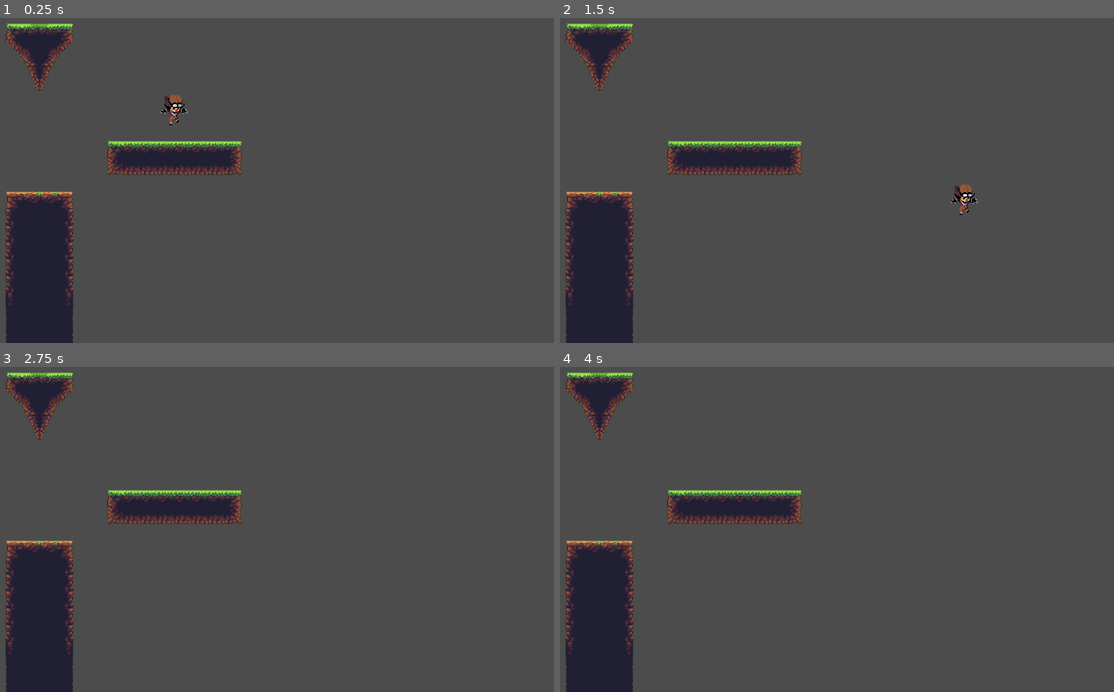
Above: before the commit, frames 1-4 (two rows, left to right).
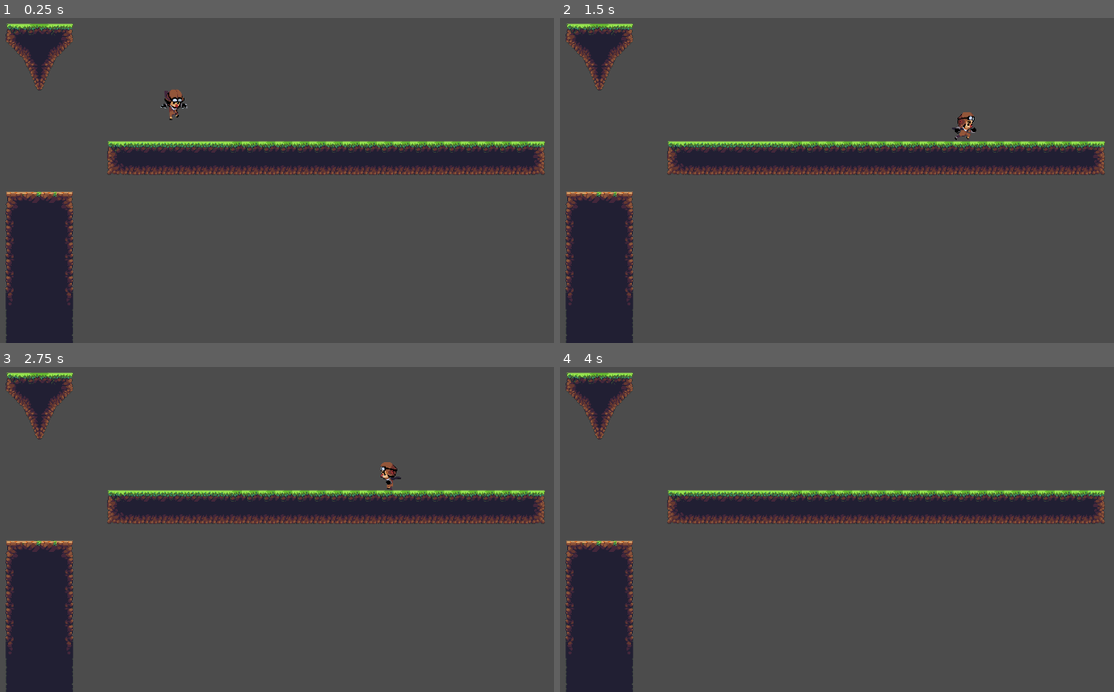
Above: after the commit, the same moments.

Repository: userinfamous/Game_Development
Game: Godot game, scene res://scene/World.tscn
The game is run twice, just before and just after one commit, with the same random seed, the same clock (stepped at 60 frames per second) and the same inputs.
Inputs:
- Up to frame 1 (0.25 s): no input
- Up to frame 2 (1.5 s): hold Right (ui_right) from 0.53 s (still down); tap W (ui_up) at 0.77 s
- Up to frame 3 (2.75 s): tap W (ui_up) at 1.52 s; release Right (ui_right) at 2.03 s; hold Left (ui_left) from 2.03 s (still down)
- Up to frame 4 (4 s): release Left (ui_left) at 2.78 s; hold Right (ui_right) from 2.78 s (still down); tap W (ui_up) at 3.02, 3.77 s

The runs differ from the first frame. In frame 1, 6.0% of the frame differs, in the area x 28-99%, y 22-49%; in frame 2, 6.2%, in the area x 40-99%, y 29-61%; in frame 3, 5.9%; in frame 4, 5.7%.

Commit message:
Merge-Values-Changed

Diff:
--- a/KinematicBody2D.gd
+++ b/KinematicBody2D.gd
@@ -12,10 +12,10 @@
 #initialize constant variable (fixed)
 const JUMPSPEED = 850
 const ACCELERATION = 50
-const FRICTION = 40
+const FRICTION = 30
 const MAX_SPEED = 500
 const NORMAL_FORCE = Vector2(0,-1)
-const GRAVITY = 50
+const GRAVITY = 45
 const TERMINAL_VELOCITY = 2500
 
 #initialize all objects
@@ -58,8 +58,6 @@
 	else:
 		sprite.animation = "Idle"
 
-
-
 	#activate hspd if there's input
 	if input_dir != 0:
 		hspd += ACCELERATION
@@ -84,7 +82,7 @@
 
 	#Inertia for sudden turning
 	if input_dir == -dir:
-		hspd /= 10
+		hspd = 0
 
 	#Horizontal motion for the x component and vertical for y
 	vel.x = hspd * dir
--- a/scene/World.tscn
+++ b/scene/World.tscn
@@ -8,32 +8,32 @@
 [ext_resource path="res://Player/Idle/spr_m_traveler_idle_anim-5.png" type="Texture" id=6]
 [ext_resource path="res://Player/Idle/spr_m_traveler_idle_anim-6.png" type="Texture" id=7]
 [ext_resource path="res://Player/Idle/spr_m_traveler_idle_anim-7.png" type="Texture" id=8]
-[ext_resource path="res://Player/Jumping/spr_m_traveler_jump_complete_anim-2.png" type="Texture" id=9]
-[ext_resource path="res://Player/Jumping/spr_m_traveler_jump_complete_anim-3.png" type="Texture" id=10]
-[ext_resource path="res://Player/Jumping/spr_m_traveler_jump_complete_anim-4.png" type="Texture" id=11]
-[ext_resource path="res://Player/Jumping/spr_m_traveler_jump_complete_anim-5.png" type="Texture" id=12]
-[ext_resource path="res://Player/Jumping/spr_m_traveler_jump_complete_anim-6.png" type="Texture" id=13]
-[ext_resource path="res://Player/Jumping/spr_m_traveler_jump_complete_anim-7.png" type="Texture" id=14]
-[ext_resource path="res://Player/Jumping/spr_m_traveler_jump_complete_anim-8.png" type="Texture" id=15]
-[ext_resource path="res://Player/Jumping/spr_m_traveler_jump_complete_anim-9.png" type="Texture" id=16]
-[ext_resource path="res://Player/Running/spr_m_traveler_run_anim-0.png" type="Texture" id=17]
-[ext_resource path="res://Player/Running/spr_m_traveler_run_anim-1.png" type="Texture" id=18]
-[ext_resource path="res://Player/Running/spr_m_traveler_run_anim-2.png" type="Texture" id=19]
-[ext_resource path="res://Player/Running/spr_m_traveler_run_anim-3.png" type="Texture" id=20]
-[ext_resource path="res://Player/Running/spr_m_traveler_run_anim-4.png" type="Texture" id=21]
-[ext_resource path="res://Player/Running/spr_m_traveler_run_anim-5.png" type="Texture" id=22]
-[ext_resource path="res://Player/Jumping/spr_m_traveler_jump_complete_anim-0.png" type="Texture" id=23]
-[ext_resource path="res://Player/Jumping/spr_m_traveler_jump_complete_anim-1.png" type="Texture" id=24]
-[ext_resource path="res://Player/Jumping/spr_m_traveler_jump_complete_anim-10.png" type="Texture" id=25]
-[ext_resource path="res://Player/Jumping/spr_m_traveler_jump_complete_anim-11.png" type="Texture" id=26]
-[ext_resource path="res://Player/Jumping/spr_m_traveler_jump_complete_anim-12.png" type="Texture" id=27]
-[ext_resource path="res://Player/Jumping/spr_m_traveler_jump_complete_anim-13.png" type="Texture" id=28]
-[ext_resource path="res://Player/Jumping/spr_m_traveler_jump_complete_anim-14.png" type="Texture" id=29]
-[ext_resource path="res://Player/Jumping/spr_m_traveler_jump_complete_anim-15.png" type="Texture" id=30]
-[ext_resource path="res://Player/Jumping/spr_m_traveler_jump_complete_anim-16.png" type="Texture" id=31]
-[ext_resource path="res://Player/Jumping/spr_m_traveler_jump_complete_anim-17.png" type="Texture" id=32]
-[ext_resource path="res://Player/Jumping/spr_m_traveler_jump_complete_anim-18.png" type="Texture" id=33]
-[ext_resource path="res://Player/Jumping/spr_m_traveler_jump_complete_anim-19.png" type="Texture" id=34]
+[ext_resource path="res://Player/Jumping/spr_m_traveler_jump_complete_anim-0.png" type="Texture" id=9]
+[ext_resource path="res://Player/Jumping/spr_m_traveler_jump_complete_anim-1.png" type="Texture" id=10]
+[ext_resource path="res://Player/Jumping/spr_m_traveler_jump_complete_anim-11.png" type="Texture" id=11]
+[ext_resource path="res://Player/Jumping/spr_m_traveler_jump_complete_anim-12.png" type="Texture" id=12]
+[ext_resource path="res://Player/Jumping/spr_m_traveler_jump_complete_anim-13.png" type="Texture" id=13]
+[ext_resource path="res://Player/Jumping/spr_m_traveler_jump_complete_anim-14.png" type="Texture" id=14]
+[ext_resource path="res://Player/Jumping/spr_m_traveler_jump_complete_anim-15.png" type="Texture" id=15]
+[ext_resource path="res://Player/Jumping/spr_m_traveler_jump_complete_anim-16.png" type="Texture" id=16]
+[ext_resource path="res://Player/Jumping/spr_m_traveler_jump_complete_anim-17.png" type="Texture" id=17]
+[ext_resource path="res://Player/Jumping/spr_m_traveler_jump_complete_anim-18.png" type="Texture" id=18]
+[ext_resource path="res://Player/Jumping/spr_m_traveler_jump_complete_anim-19.png" type="Texture" id=19]
+[ext_resource path="res://Player/Jumping/spr_m_traveler_jump_complete_anim-10.png" type="Texture" id=20]
+[ext_resource path="res://Player/Running/spr_m_traveler_run_anim-0.png" type="Texture" id=21]
+[ext_resource path="res://Player/Running/spr_m_traveler_run_anim-1.png" type="Texture" id=22]
+[ext_resource path="res://Player/Running/spr_m_traveler_run_anim-2.png" type="Texture" id=23]
+[ext_resource path="res://Player/Running/spr_m_traveler_run_anim-3.png" type="Texture" id=24]
+[ext_resource path="res://Player/Running/spr_m_traveler_run_anim-4.png" type="Texture" id=25]
+[ext_resource path="res://Player/Running/spr_m_traveler_run_anim-5.png" type="Texture" id=26]
+[ext_resource path="res://Player/Jumping/spr_m_traveler_jump_complete_anim-2.png" type="Texture" id=27]
+[ext_resource path="res://Player/Jumping/spr_m_traveler_jump_complete_anim-3.png" type="Texture" id=28]
+[ext_resource path="res://Player/Jumping/spr_m_traveler_jump_complete_anim-4.png" type="Texture" id=29]
+[ext_resource path="res://Player/Jumping/spr_m_traveler_jump_complete_anim-5.png" type="Texture" id=30]
+[ext_resource path="res://Player/Jumping/spr_m_traveler_jump_complete_anim-6.png" type="Texture" id=31]
+[ext_resource path="res://Player/Jumping/spr_m_traveler_jump_complete_anim-7.png" type="Texture" id=32]
+[ext_resource path="res://Player/Jumping/spr_m_traveler_jump_complete_anim-8.png" type="Texture" id=33]
+[ext_resource path="res://Player/Jumping/spr_m_traveler_jump_complete_anim-9.png" type="Texture" id=34]
 [ext_resource path="res://JungleDirtTileset.tres" type="TileSet" id=35]
 
 [sub_resource type="SpriteFrames" id=1]
@@ -44,29 +44,29 @@
 "name": "Idle",
 "speed": 7.0
 }, {
-"frames": [ ExtResource( 9 ), ExtResource( 10 ), ExtResource( 11 ), ExtResource( 12 ), ExtResource( 13 ), ExtResource( 14 ), ExtResource( 15 ), ExtResource( 16 ) ],
+"frames": [ ExtResource( 9 ), ExtResource( 10 ) ],
 "loop": true,
-"name": "Jump-up",
+"name": "Pre-Jump",
 "speed": 5.0
 }, {
-"frames": [ ExtResource( 17 ), ExtResource( 18 ), ExtResource( 19 ), ExtResource( 20 ), ExtResource( 21 ), ExtResource( 22 ) ],
+"frames": [ ExtResource( 11 ), ExtResource( 12 ), ExtResource( 13 ), ExtResource( 14 ), ExtResource( 15 ), ExtResource( 16 ), ExtResource( 17 ), ExtResource( 18 ), ExtResource( 19 ) ],
+"loop": true,
+"name": "Jump-down",
+"speed": 5.0
+}, {
+"frames": [ ExtResource( 20 ) ],
+"loop": true,
+"name": "Jump-mid",
+"speed": 5.0
+}, {
+"frames": [ ExtResource( 21 ), ExtResource( 22 ), ExtResource( 23 ), ExtResource( 24 ), ExtResource( 25 ), ExtResource( 26 ) ],
 "loop": true,
 "name": "Running",
 "speed": 10.0
 }, {
-"frames": [ ExtResource( 23 ), ExtResource( 24 ) ],
+"frames": [ ExtResource( 27 ), ExtResource( 28 ), ExtResource( 29 ), ExtResource( 30 ), ExtResource( 31 ), ExtResource( 32 ), ExtResource( 33 ), ExtResource( 34 ) ],
 "loop": true,
-"name": "Pre-Jump",
-"speed": 5.0
-}, {
-"frames": [ ExtResource( 25 ) ],
-"loop": true,
-"name": "Jump-mid",
-"speed": 5.0
-}, {
-"frames": [ ExtResource( 26 ), ExtResource( 27 ), ExtResource( 28 ), ExtResource( 29 ), ExtResource( 30 ), ExtResource( 31 ), ExtResource( 32 ), ExtResource( 33 ), ExtResource( 34 ) ],
-"loop": true,
-"name": "Jump-down",
+"name": "Jump-up",
 "speed": 5.0
 } ]
 
@@ -94,7 +94,7 @@
 
 frames = SubResource( 1 )
 animation = "Jump-up"
-frame = 6
+frame = 1
 playing = true
 _sections_unfolded = [ "Transform" ]
 
@@ -122,7 +122,7 @@
 collision_mask = 1
 occluder_light_mask = 1
 format = 1
-tile_data = PoolIntArray( 327690, 0, 0, 327691, 9, 0, 327692 …(209 unchanged characters)…  0, 786453, 1, 0, 786454, 1, 0, 786455, 2, 0, 851984, 14, 0, 851985, 15, 0, 851986, 15, 0, 851987, 15, 0, 851988, 15, 0, 851989, 15, 0, 851990, 15, 0, 851991, 16, 0, 983050, 11, 0, 983051, 4, 0, 98 …(574 unchanged characters)…
+tile_data = PoolIntArray( 327690, 0, 0, 327691, 9, 0, 327692 …(209 unchanged characters)…  0, 786453, 1, 0, 786454, 1, 0, 786455, 9, 0, 786456, 9, 0, 786457, 9, 0, 786458, 9, 0, 786459, 9, 0, 786460, 9, 0, 786461, 9, 0, 786462, 9, 0, 786463, 9, 0, 786464, 9, 0, 786465, 9, 0, 786466, 9, 0, 786467, 9, 0, 786468, 9, 0, 786469, 9, 0, 786470, 9, 0, 786471, 9, 0, 786472, 9, 0, 786473, 2, 0, 851984, 14, 0, 851985, 15, 0, 851986, 15, 0, 851987, 15, 0, 851988, 15, 0, 851989, 15, 0, 851990, 15, 0, 851991, 15, 0, 851992, 15, 0, 851993, 15, 0, 851994, 15, 0, 851995, 15, 0, 851996, 15, 0, 851997, 15, 0, 851998, 15, 0, 851999, 15, 0, 852000, 15, 0, 852001, 15, 0, 852002, 15, 0, 852003, 15, 0, 852004, 15, 0, 852005, 15, 0, 852006, 15, 0, 852007, 15, 0, 852008, 15, 0, 852009, 16, 0, 983050, 11, 0, 983051, 4, 0, 98 …(574 unchanged characters)…
 _sections_unfolded = [ "Transform" ]
 __meta__ = {
 "_edit_lock_": true
